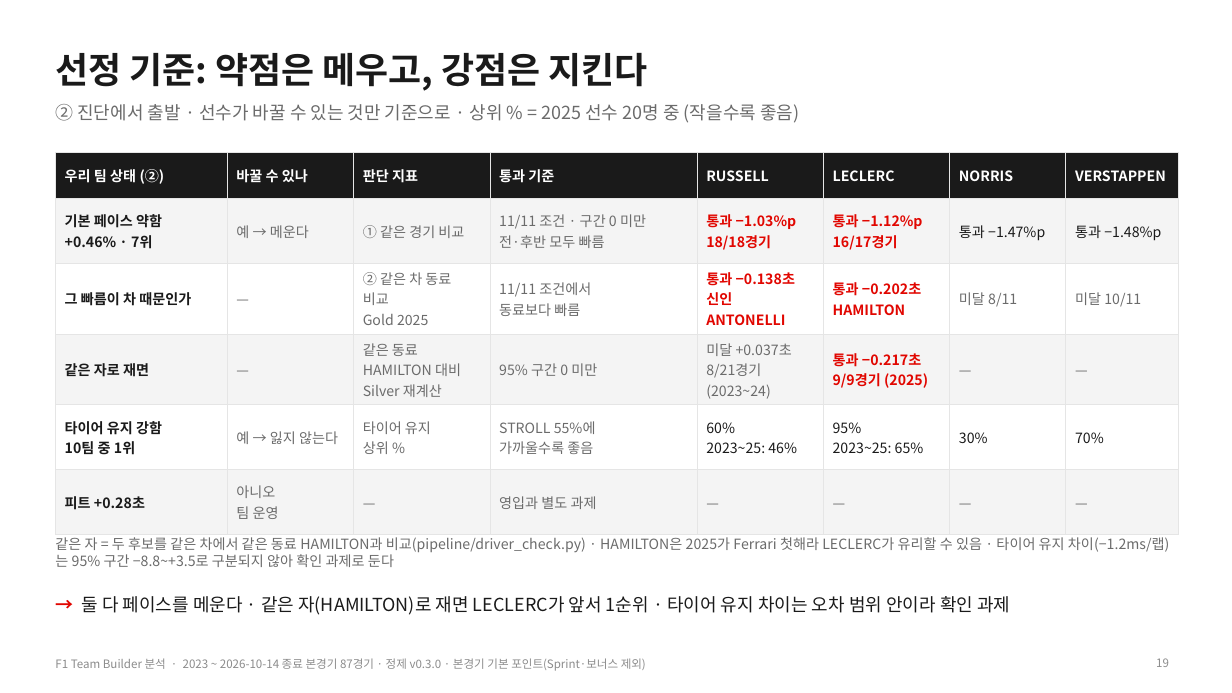
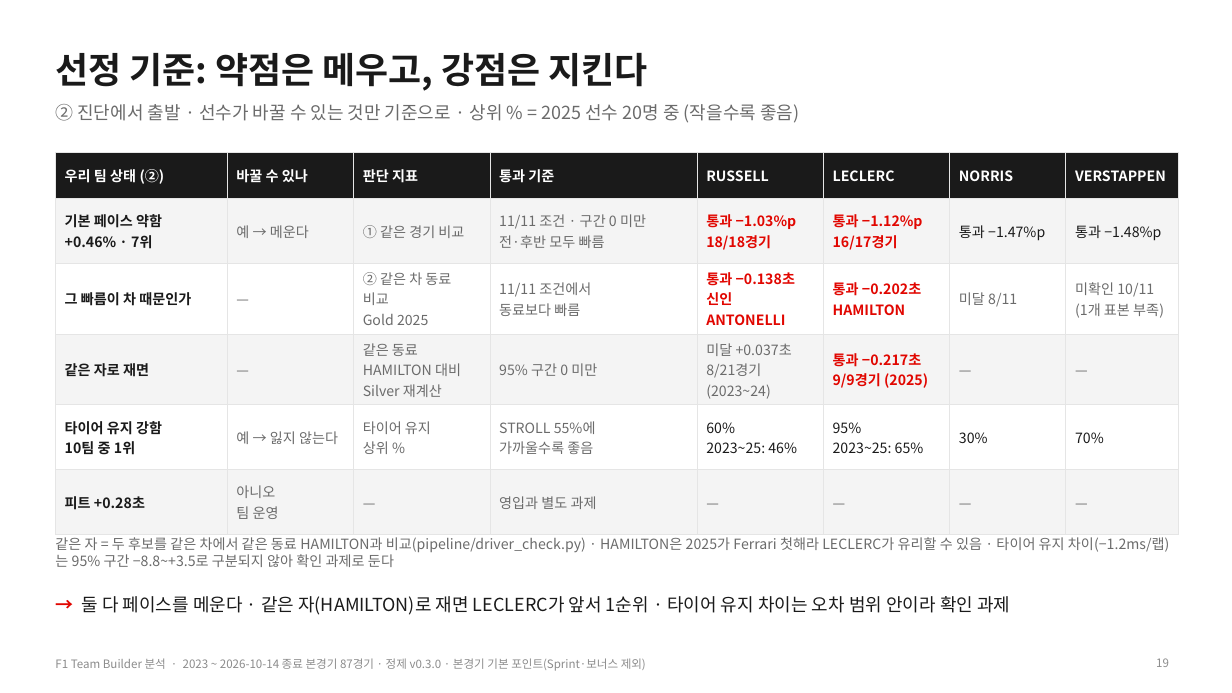
Before and after one commit to encore-ai-campus/mlo-02-p2-team1, a slide deck: slide 19 of docs/F1_TeamBuilder_발표자료.pptx. Drawn at 1232x693 pixels with LibreOffice and Linux fonts; fonts in the diff are those of the drawing. Boxes give left, top, right and bottom in pixels: in the first picture for what was removed or moved away, otherwise in the second. Text is boxed around its words. In the diff, an @@ line names an element or a change of style, - is before the commit and + after.

```diff
--- a/docs/F1_TeamBuilder_발표자료.pptx
+++ b/docs/F1_TeamBuilder_발표자료.pptx
@@ table at (55, 152, 1179, 523) @@
-row 3, column 8: 미달 10/11
+row 3, column 8: 미확인 10/11 (1개 표본 부족)
```
Also in this commit, not shown: 5 other slides changed, 1 slide removed, 4 other files.
